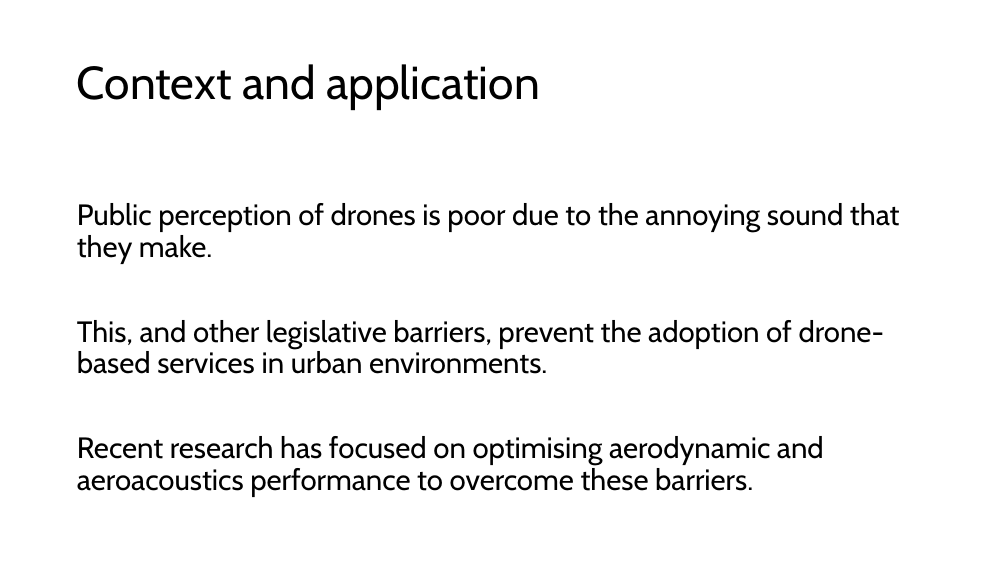
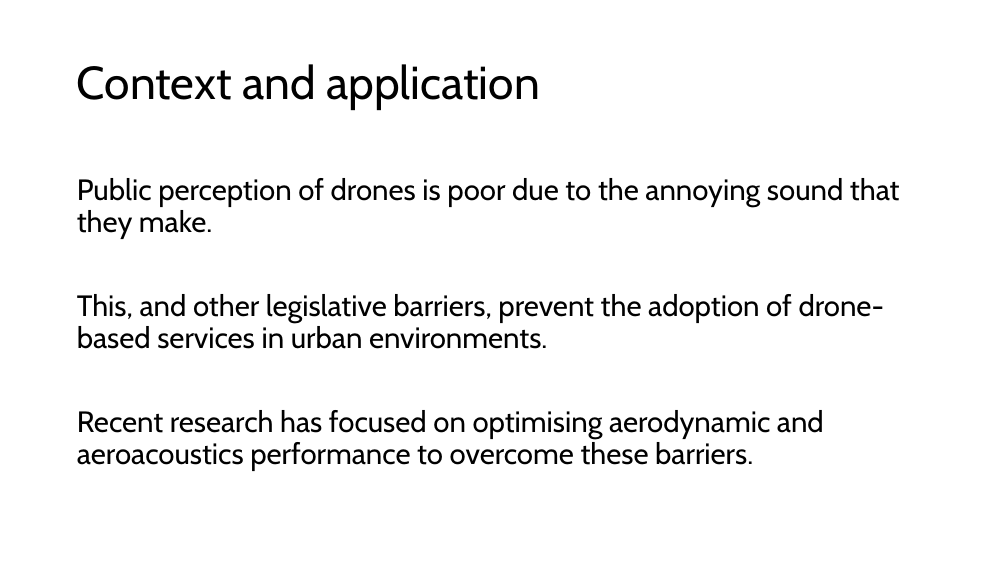
Before and after one commit to lpender3672/propeller-acoustics, a slide deck: slide 2 of deliverables/michaelmas_presentation.pptx. Drawn at 1008x567 pixels with LibreOffice and Linux fonts; fonts in the diff are those of the drawing. Boxes give left, top, right and bottom in pixels: in the first picture for what was removed or moved away, otherwise in the second. Text is boxed around its words. In the diff, an @@ line names an element or a change of style, - is before the commit and + after.

```diff
--- a/deliverables/michaelmas_presentation.pptx
+++ b/deliverables/michaelmas_presentation.pptx
@@ text "Public perception of drones is ...": place and size @@
-text "Public perception of drones is ..." at [77, 203, 900, 497]
+text "Public perception of drones is ..." at [77, 178, 900, 471]
```
Also in this commit, not shown: 3 other slides changed, 4 other files.
